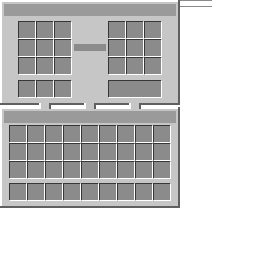
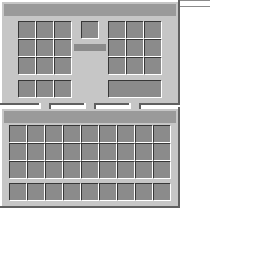
Layered file, before and after one edit (256x256). Changes by layer:
painted on "ProgressBG" over (81, 0, 212, 39)
painted on "Output Slots" over (81, 21, 99, 39)
painted on "Energy Slot Merged" over (81, 0, 212, 39)
added layer "Working Slot" in group "Machine" over (81, 21, 99, 39)
painted on "Copy of Title Background" over (81, 0, 212, 39)
